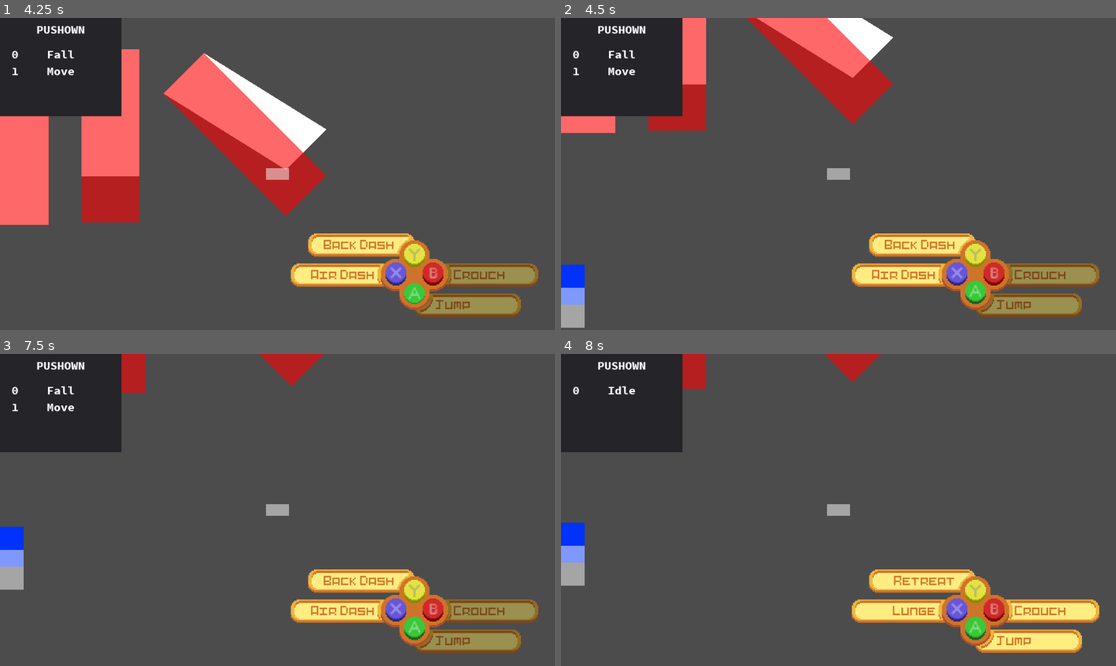
Above: before the commit, frames 1-4 (two rows, left to right).
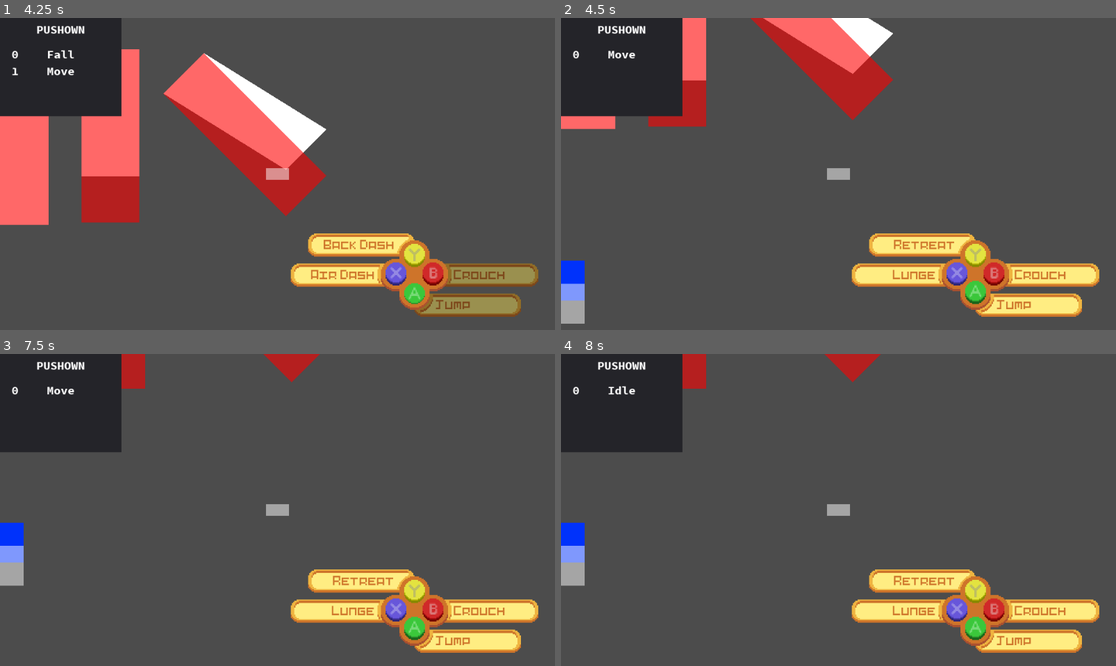
Above: after the commit, the same moments.

Repository: MTareqAzim/scratchpad
Game: Godot game, scene res://Scenes/World/World3.tscn
Same seed, same stepped clock (60 frames per second), same inputs: the game is played once before the commit and once after it.
Inputs (mouse positions are in pixels of both pictures, inside the frame that each line leads up to):
- Up to frame 1 (4.25 s): tap Enter at 0.5, 3.5 s; move the mouse to (399, 158) at 0.52 s; hold Right (ui_right) 0.53-1.25 s; hold K (ui_a) 0.53-1.25 s; click (399, 158) at 0.67 s; tap L (ui_b) at 0.8, 3.8 s; drag from (166, 189) to (99, 136) at 1.27 s; tap Space at 2 s; move the mouse to (333, 105) at 2.02 s; hold Right (ui_right) 2.03-2.75 s; hold J (ui_x) 2.03-2.75 s; tap I (ui_y) at 2.3 s; drag from (249, 236) to (277, 145) at 2.77 s; move the mouse to (444, 220) at 3.52 s; hold Left (ui_left) from 3.53 s (still down); hold K (ui_a) from 3.53 s (still down)
- Up to frame 2 (4.5 s): release Left (ui_left) at 4.25 s; release K (ui_a) at 4.25 s; drag from (672, 127) to (755, 96) at 4.27 s
- Up to frame 3 (7.5 s): tap Space at 5 s; move the mouse to (305, 510) at 5.02 s; hold Down (ui_down) 5.03-5.75 s; hold J (ui_x) 5.03-5.75 s; click (305, 510) at 5.17 s; tap I (ui_y) at 5.3 s; drag from (194, 432) to (166, 525) at 5.77 s; tap Enter at 6.5 s; move the mouse to (399, 494) at 6.52 s; hold Up (ui_up) 6.53-7.25 s; hold K (ui_a) 6.53-7.25 s; tap L (ui_b) at 6.8 s; drag from (166, 525) to (249, 572) at 7.27 s
- Up to frame 4 (8 s): no input

Frame 1 is identical in both runs. In frame 2, 4.6% of the frame differs, in the area x 0-97%, y 0-100%; in frame 3, 3.5%; in frame 4, nothing differs.

Commit message:
Clean up KinematicBody2P5D code.

Diff:
--- a/Scenes/Player/Player2.tscn
+++ b/Scenes/Player/Player2.tscn
@@ -22,7 +22,7 @@
 [sub_resource type="CircleShape2D" id=2]
 radius = 28.0
 
-[node name="Player2" index="0" instance=ExtResource( 1 )]
+[node name="Player2" instance=ExtResource( 1 )]
 position = Vector2( 483, 343 )
 _height = 100
 
--- a/Scenes/World/World2.tscn
+++ b/Scenes/World/World2.tscn
@@ -82,8 +82,8 @@
 polygon = PoolVector2Array( 50, 150, -50, 150, -50, -150, 50, -150 )
 
 [node name="Rise" parent="StaticSlope2P5D3" index="4"]
-position = Vector2( 1.83691e-014, -150 )
-cast_to = Vector2( -3.67382e-014, 220 )
+position = Vector2( 1.83691e-14, -150 )
+cast_to = Vector2( -3.67382e-14, 220 )
 
 [node name="StaticSlope2P5D4" parent="." instance=ExtResource( 1 )]
 editor/display_folded = true
--- a/Scenes/World/World3.tscn
+++ b/Scenes/World/World3.tscn
@@ -84,8 +84,8 @@
 polygon = PoolVector2Array( 50, 150, -50, 150, -50, -150, 50, -150 )
 
 [node name="Rise" parent="StaticSlope2P5D3" index="4"]
-position = Vector2( 1.83691e-014, -150 )
-cast_to = Vector2( -3.67382e-014, 220 )
+position = Vector2( 1.83691e-14, -150 )
+cast_to = Vector2( -3.67382e-14, 220 )
 
 [node name="StaticSlope2P5D4" parent="." instance=ExtResource( 1 )]
 editor/display_folded = true
@@ -136,10 +136,6 @@
 
 [node name="Player" parent="." instance=ExtResource( 3 )]
 position = Vector2( 496, 492 )
-MAX_SPEED = 1000
-GRAVITY = 980
-_height = 100
-_z_pos = 0
 
 [node name="VolumeShape" parent="Player" index="0"]
 position = Vector2( 0, -50 )
--- a/Utils/Physics Bodies/kinematic_body_2p5d.gd
+++ b/Utils/Physics Bodies/kinematic_body_2p5d.gd
@@ -109,7 +109,16 @@
 
 
 func is_grounded() -> bool:
-	#Is inside a wall or on floor?
+	if _is_on_floor():
+		return true
+
+	if _z_pos == GLOBAL_GROUND:
+		return true
+
+	return false
+
+
+func _is_on_floor() -> bool:
 	for collision in get_overlapping_areas():
 		var collision_z_pos = collision.get_z_pos()
 		var collision_transform = collision.get_base_transform()
@@ -120,12 +129,8 @@
 				var collision_points = _get_base_collision_points(Vector2(), collision_shape, collision_transform, height_diff)
 				if collision_points:
 					var floor_pos = collision.get_top_z_pos(collision_points)
-					if _z_pos >= floor_pos:
+					if _z_pos == floor_pos:
 						return true
-
-	#Is on global ground?
-	if _z_pos == GLOBAL_GROUND:
-		return true
 
 	return false
 
@@ -157,63 +162,77 @@
 
 
 func _handle_steps(delta_movement: Vector3) -> Vector3:
-	var closest_floor_dist = 0
+	var closest_floor_dist := 0
+
+	if delta_movement.z >= 0:
+		closest_floor_dist = _get_closest_step_down_dist(delta_movement)
+
+	if delta_movement.z <= 0:
+		closest_floor_dist = _get_closest_step_up_dist(delta_movement)
+
+	delta_movement.z += closest_floor_dist
+
+	return delta_movement
+
+
+func _get_closest_step_down_dist(delta_movement: Vector3) -> int:
+	var closest_floor_dist := 0
 	var delta_movement_2D = Vector2(delta_movement.x, delta_movement.y)
-
-	#Walking down steps
-	if delta_movement.z >= 0:
-		var dist_to_global_ground = GLOBAL_GROUND - _z_pos
-		if abs(dist_to_global_ground) <= STEP_HEIGHT_LIMIT:
-			closest_floor_dist = dist_to_global_ground
-
-		for collision in get_overlapping_areas():
-			var still_grounded = false
-			var future_z_pos = _z_pos + delta_movement.z
-			var collision_z_pos = collision.get_z_pos()
-			var collision_transform = collision.get_base_transform()
-			var height_diff = collision_z_pos - _z_pos
-
-			if future_z_pos <= collision_z_pos and future_z_pos >= collision_z_pos - collision.get_height():
-				for collision_shape in collision.get_base_shapes(collision_z_pos):
-					var collision_points = _get_base_collision_points(delta_movement_2D, collision_shape, collision_transform, height_diff)
-					if collision_points:
-						var floor_pos = collision.get_top_z_pos(collision_points)
-						if floor_pos == future_z_pos:
-							still_grounded = true
-							break
-						elif future_z_pos < floor_pos:
-							var dist_to_floor = floor_pos - future_z_pos
-							if abs(dist_to_floor) <= STEP_HEIGHT_LIMIT:
-								if closest_floor_dist == 0:
-									closest_floor_dist = dist_to_floor
-								else:
-									closest_floor_dist = min(closest_floor_dist, dist_to_floor)
-				if still_grounded:
-					closest_floor_dist = 0
-					break
-
-
-	#Walking up steps
-	if delta_movement.z <= 0:
-		for collision in get_overlapping_areas():
-			var collision_z_pos = collision.get_z_pos()
-			var collision_transform = collision.get_base_transform()
-			var future_z_pos = _z_pos + delta_movement.z
-			var height_diff = collision_z_pos - _z_pos
-
-			if future_z_pos <= collision_z_pos and future_z_pos >= collision_z_pos - collision.get_height():
-				for collision_shape in collision.get_base_shapes(collision_z_pos):
-					var collision_points = _get_base_collision_points(delta_movement_2D, collision_shape, collision_transform, height_diff)
-					if collision_points:
-						var floor_pos = collision.get_top_z_pos(collision_points)
-						if future_z_pos >= floor_pos:
-							var dist_to_floor = floor_pos - future_z_pos
-							if abs(dist_to_floor) <= STEP_HEIGHT_LIMIT:
+	var future_z_pos = _z_pos + delta_movement.z
+
+	var dist_to_global_ground = GLOBAL_GROUND - future_z_pos
+	if abs(dist_to_global_ground) <= STEP_HEIGHT_LIMIT:
+		closest_floor_dist = dist_to_global_ground
+
+	for collision in get_overlapping_areas():
+		var still_grounded = false
+		var collision_z_pos = collision.get_z_pos()
+		var collision_transform = collision.get_base_transform()
+		var height_diff = collision_z_pos - _z_pos
+
+		if future_z_pos <= collision_z_pos and future_z_pos >= collision_z_pos - collision.get_height():
+			for collision_shape in collision.get_base_shapes(collision_z_pos):
+				var collision_points = _get_base_collision_points(delta_movement_2D, collision_shape, collision_transform, height_diff)
+				if collision_points:
+					var floor_pos = collision.get_top_z_pos(collision_points)
+					if floor_pos == future_z_pos:
+						still_grounded = true
+						break
+					elif future_z_pos < floor_pos:
+						var dist_to_floor = floor_pos - future_z_pos
+						if abs(dist_to_floor) <= STEP_HEIGHT_LIMIT:
+							if closest_floor_dist == 0:
+								closest_floor_dist = dist_to_floor
+							else:
 								closest_floor_dist = min(closest_floor_dist, dist_to_floor)
-
-	delta_movement.z += closest_floor_dist
-
-	return delta_movement
+			if still_grounded:
+				closest_floor_dist = 0
+				break
+
+	return closest_floor_dist
+
+
+func _get_closest_step_up_dist(delta_movement: Vector3) -> int:
+	var closest_floor_dist := 0
+	var delta_movement_2D = Vector2(delta_movement.x, delta_movement.y)
+	var future_z_pos = _z_pos + delta_movement.z
+
+	for collision in get_overlapping_areas():
+		var collision_z_pos = collision.get_z_pos()
+		var collision_transform = collision.get_base_transform()
+		var height_diff = collision_z_pos - _z_pos
+
+		if future_z_pos <= collision_z_pos and future_z_pos >= collision_z_pos - collision.get_height():
+			for collision_shape in collision.get_base_shapes(collision_z_pos):
+				var collision_points = _get_base_collision_points(delta_movement_2D, collision_shape, collision_transform, height_diff)
+				if collision_points:
+					var floor_pos = collision.get_top_z_pos(collision_points)
+					if future_z_pos >= floor_pos:
+						var dist_to_floor = floor_pos - future_z_pos
+						if abs(dist_to_floor) <= STEP_HEIGHT_LIMIT:
+							closest_floor_dist = min(closest_floor_dist, dist_to_floor)
+
+	return closest_floor_dist
 
 
 func _handle_floor_collisions(delta_movement: Vector3) -> Vector3:
